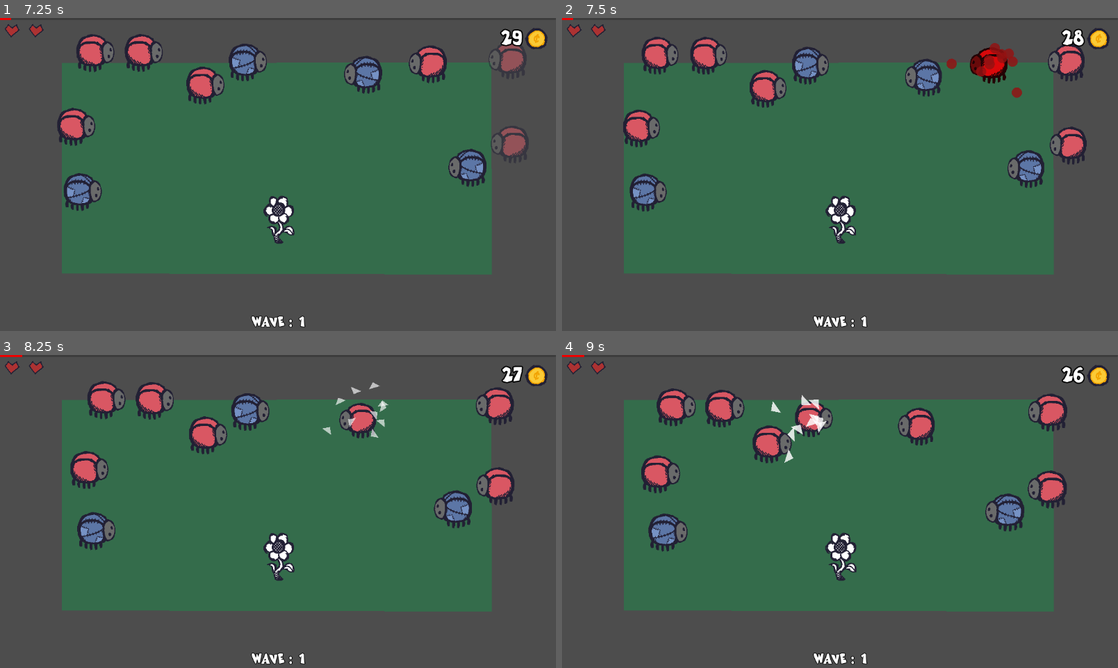
Above: before the commit, frames 1-4 (two rows, left to right).
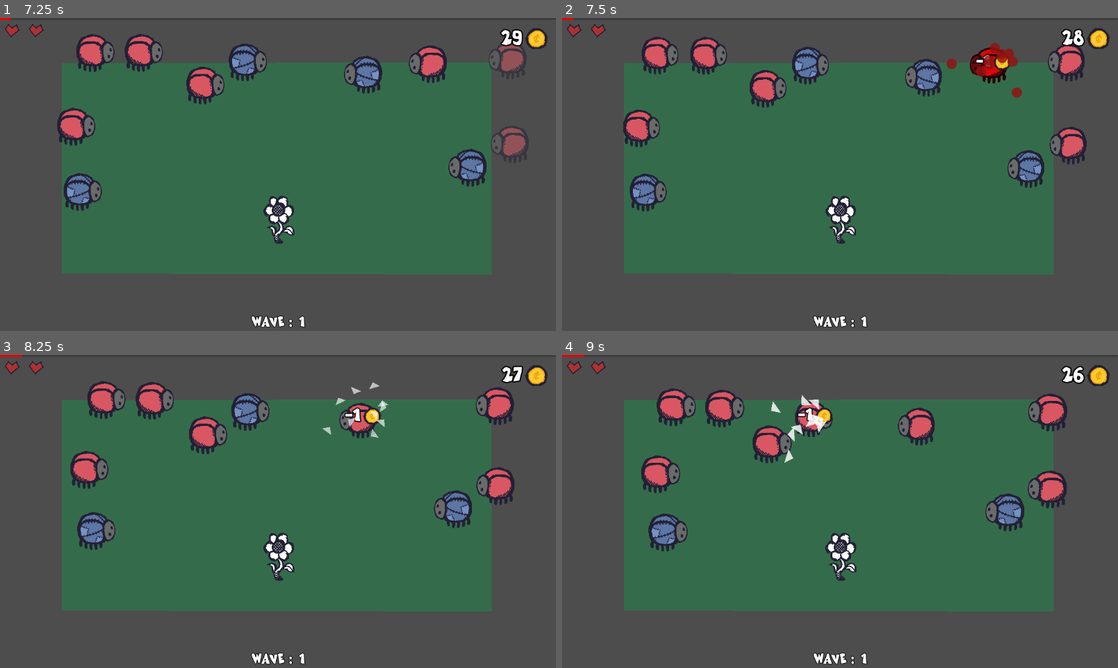
Above: after the commit, the same moments.

Repository: sh1ft15/secret
Game: Godot game, scene res://scenes/main.tscn
Two runs of this game, one before a commit and one after it. Both use one fixed random seed, a clock stepped at 60 frames per second and the inputs below.
Inputs (mouse positions are in pixels of both pictures, inside the frame that each line leads up to):
- Up to frame 1 (7.25 s): move the mouse to (400, 158) at 0.52 s; press the mouse at (400, 158) at 0.53 s; move the mouse to (166, 190) at 1.27 s; release the mouse at (166, 190) at 1.28 s; click (166, 190) at 1.35 s; move the mouse to (333, 105) at 2.02 s; press the mouse at (333, 105) at 2.03 s; move the mouse to (5, 89) at 2.77 s; release the mouse at (5, 89) at 2.78 s; click (5, 89) at 2.85 s; move the mouse to (22, 180) at 3.52 s; press the mouse at (22, 180) at 3.53 s; move the mouse to (517, 149) at 4.27 s; release the mouse at (517, 149) at 4.28 s; click (517, 149) at 4.35 s; move the mouse to (66, 24) at 5.02 s; press the mouse at (66, 24) at 5.03 s; move the mouse to (533, 133) at 5.77 s; release the mouse at (533, 133) at 5.78 s; click (533, 133) at 5.85 s; move the mouse to (517, 49) at 6.52 s; press the mouse at (517, 49) at 6.53 s
- Up to frame 2 (7.5 s): move the mouse to (990, 61) at 7.27 s; release the mouse at (990, 61) at 7.28 s; click (990, 61) at 7.35 s
- Up to frame 3 (8.25 s): move the mouse to (361, 417) at 8.02 s; press the mouse at (361, 417) at 8.03 s
- Up to frame 4 (9 s): move the mouse to (812, 414) at 8.77 s; release the mouse at (812, 414) at 8.78 s; click (812, 414) at 8.85 s

Frame 1 is identical in both runs. In frame 2, 0.1% of the frame differs, in the area x 74-81%, y 11-17%; in frame 3, 0.2%, in the area x 61-69%, y 16-23%; in frame 4, 0.2%.

Commit message:
Added hit rate

Diff:
--- /dev/null
+++ b/scenes/hit_rate.tscn
@@ -0,0 +1,140 @@
+[gd_scene load_steps=8 format=3 uid="uid://b75eokio5kjw5"]
+
+[ext_resource type="Script" path="res://scripts/hit_rate.gd" id="1_3oin7"]
+[ext_resource type="FontFile" uid="uid://0jrk3kh3t8wc" path="res://fonts/RuthlessSketch-q2xD6.ttf" id="1_xogn0"]
+[ext_resource type="Texture2D" uid="uid://d1ogitxxn23gw" path="res://sprites/coin.png" id="2_y82lp"]
+
+[sub_resource type="Animation" id="Animation_4dskx"]
+resource_name = "idle"
+length = 0.5
+tracks/0/type = "value"
+tracks/0/imported = false
+tracks/0/enabled = true
+tracks/0/path = NodePath("HBox:position")
+tracks/0/interp = 1
+tracks/0/loop_wrap = true
+tracks/0/keys = {
+"times": PackedFloat32Array(0, 0.5),
+"transitions": PackedFloat32Array(1, 1),
+"update": 0,
+"values": [Vector2(-42, -40), Vector2(-42, -80)]
+}
+tracks/1/type = "value"
+tracks/1/imported = false
+tracks/1/enabled = true
+tracks/1/path = NodePath("HBox:scale")
+tracks/1/interp = 1
+tracks/1/loop_wrap = true
+tracks/1/keys = {
+"times": PackedFloat32Array(0, 0.2, 0.5),
+"transitions": PackedFloat32Array(1, 1, 1),
+"update": 0,
+"values": [Vector2(1, 1), Vector2(1.15, 1.15), Vector2(1, 1)]
+}
+tracks/2/type = "value"
+tracks/2/imported = false
+tracks/2/enabled = true
+tracks/2/path = NodePath("HBox:modulate")
+tracks/2/interp = 1
+tracks/2/loop_wrap = true
+tracks/2/keys = {
+"times": PackedFloat32Array(0, 0.2, 0.5),
+"transitions": PackedFloat32Array(1, 1, 1),
+"update": 0,
+"values": [Color(1, 1, 1, 1), Color(1, 1, 1, 1), Color(1, 1, 1, 0.392157)]
+}
+
+[sub_resource type="Animation" id="Animation_k2uqh"]
+length = 0.001
+tracks/0/type = "value"
+tracks/0/imported = false
+tracks/0/enabled = true
+tracks/0/path = NodePath("HBox:position")
+tracks/0/interp = 1
+tracks/0/loop_wrap = true
+tracks/0/keys = {
+"times": PackedFloat32Array(0),
+"transitions": PackedFloat32Array(1),
+"update": 0,
+"values": [Vector2(-42, -40)]
+}
+tracks/1/type = "value"
+tracks/1/imported = false
+tracks/1/enabled = true
+tracks/1/path = NodePath("HBox:scale")
+tracks/1/interp = 1
+tracks/1/loop_wrap = true
+tracks/1/keys = {
+"times": PackedFloat32Array(0),
+"transitions": PackedFloat32Array(1),
+"update": 0,
+"values": [Vector2(1, 1)]
+}
+tracks/2/type = "value"
+tracks/2/imported = false
+tracks/2/enabled = true
+tracks/2/path = NodePath("HBox:modulate")
+tracks/2/interp = 1
+tracks/2/loop_wrap = true
+tracks/2/keys = {
+"times": PackedFloat32Array(0),
+"transitions": PackedFloat32Array(1),
+"update": 0,
+"values": [Color(1, 1, 1, 1)]
+}
+
+[sub_resource type="AnimationLibrary" id="AnimationLibrary_hkufb"]
+_data = {
+"RESET": SubResource("Animation_k2uqh"),
+"idle": SubResource("Animation_4dskx")
+}
+
+[sub_resource type="LabelSettings" id="LabelSettings_b4uuj"]
+font = ExtResource("1_xogn0")
+font_size = 50
+outline_size = 10
+outline_color = Color(0, 0, 0, 1)
+
+[node name="HitRate" type="Node2D"]
+scale = Vector2(0.7, 0.7)
+script = ExtResource("1_3oin7")
+
+[node name="Timer" type="Timer" parent="."]
+wait_time = 0.5
+autostart = true
+
+[node name="Anim" type="AnimationPlayer" parent="."]
+libraries = {
+"": SubResource("AnimationLibrary_hkufb")
+}
+
+[node name="HBox" type="HBoxContainer" parent="."]
+anchors_preset = 15
+anchor_right = 1.0
+anchor_bottom = 1.0
+offset_left = -42.0
+offset_top = -40.0
+offset_right = 42.0
+offset_bottom = 40.0
+grow_horizontal = 2
+grow_vertical = 2
+
+[node name="Label" type="Label" parent="HBox"]
+z_index = 1
+custom_minimum_size = Vector2(30, 80)
+layout_mode = 2
+size_flags_vertical = 1
+text = "0
+"
+label_settings = SubResource("LabelSettings_b4uuj")
+horizontal_alignment = 1
+vertical_alignment = 1
+
+[node name="TextureRect" type="TextureRect" parent="HBox"]
+custom_minimum_size = Vector2(50, 80)
+layout_mode = 2
+texture = ExtResource("2_y82lp")
+expand_mode = 4
+stretch_mode = 6
+
+[connection signal="timeout" from="Timer" to="." method="_on_timer_timeout"]
--- a/scenes/upgrade_screen.tscn
+++ b/scenes/upgrade_screen.tscn
@@ -57,8 +57,7 @@
 [node name="Title" type="Label" parent="PanelContainer/HBoxContainer/HBox"]
 layout_mode = 2
 size_flags_horizontal = 3
-text = "pick a secret
-"
+text = "secret shop"
 label_settings = SubResource("LabelSettings_kp0ta")
 
 [node name="Coin" type="Label" parent="PanelContainer/HBoxContainer/HBox"]
--- a/scripts/card_button.gd
+++ b/scripts/card_button.gd
@@ -21,7 +21,7 @@
 	cost_rect.visible = true
 
 	cur_secret = secret
-	cur_cost = randi_range(10, 50)
+	cur_cost = randi_range(5, 20)
 	cost_label.text = str(cur_cost)
 
 func open():
--- a/scripts/enemy.gd
+++ b/scripts/enemy.gd
@@ -59,6 +59,8 @@
 			sprite.frame = max(rand_num - damage, 0)
 			label.text = str(rand_num) if rand_num > 0 else ''
 
+			if click: get_tree().current_scene.spawnHitRate(position, -1)
+
 			if rand_num <= 0:
 				get_tree().current_scene.spawnHitParticle(position, 'blood')
 				sprite.modulate = Color(1, .1, .1)
@@ -83,6 +85,7 @@
 	sprite.modulate = Color.GREEN
 	animator.play('hurt')
 	get_tree().current_scene.spawnHitParticle(position, 'hit')
+	get_tree().current_scene.spawnHitRate(position, 1)
 
 	await get_tree().create_timer(.1).timeout
 
--- /dev/null
+++ b/scripts/hit_rate.gd
@@ -0,0 +1,12 @@
+extends Node2D
+
+@onready var label = $HBox/Label
+@onready var sprite = $HBox/TextureRect
+@onready var anim = $Anim
+
+func init(num, sprite = null):
+	anim.play('idle')
+	label.text = ('+' if num > 0 else '-') + str(abs(num))
+
+func _on_timer_timeout() -> void:
+	queue_free()
--- a/scripts/main.gd
+++ b/scripts/main.gd
@@ -3,6 +3,7 @@
 @onready var hit_particle_prefab = load("res://scenes/hit_particle.tscn")
 @onready var obstacle_prefab = load("res://scenes/obstacle.tscn")
 @onready var enemy_prefab = load("res://scenes/enemy.tscn")
+@onready var hit_rate_prefab = load("res://scenes/hit_rate.tscn")
 @onready var nav_region = $NavigationRegion2D
 @onready var game_over_screen = $CanvasLayer/GameOverScreen
 @onready var upgrades_screen = $CanvasLayer/SecretScreen
@@ -111,6 +112,15 @@
 
 	combo_counter.visible = false
 
+func spawnHitRate(post, num):
+	var hit_rate = hit_rate_prefab.instantiate()
+
+	hit_rate.global_position = post
+
+	add_child(hit_rate)
+
+	hit_rate.init(num)
+
 func applyAcquiredSkill(secrets):
 	if secrets.size() == 0: return
 
